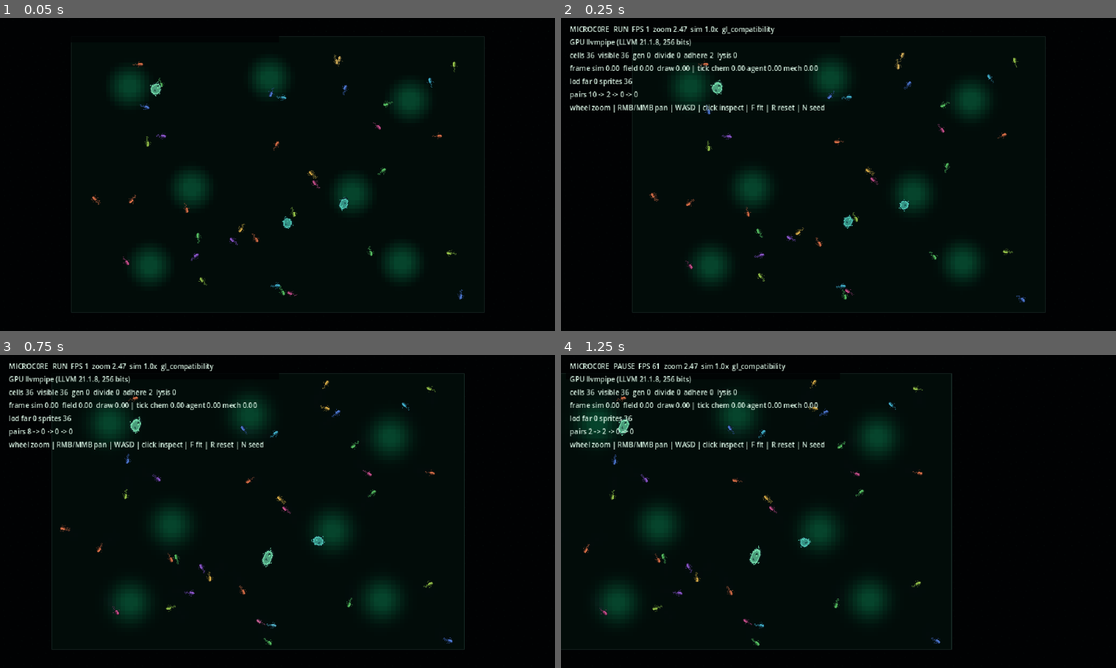
Above: before the commit, frames 1-4 (two rows, left to right).
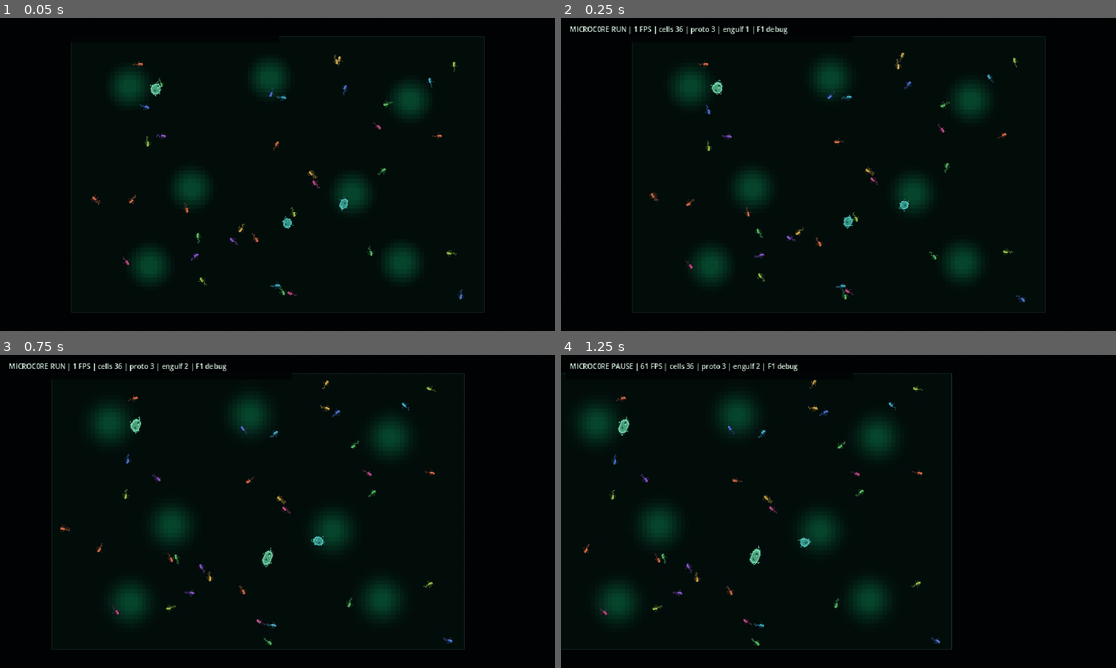
Above: after the commit, the same moments.

Repository: Rzbck/MicroC0re
Game: Godot game, scene res://src/app/main.tscn
Same seed, same stepped clock (60 frames per second), same inputs: the game is played once before the commit and once after it.
Inputs (mouse positions are in pixels of both pictures, inside the frame that each line leads up to):
- Up to frame 1 (0.05 s): no input
- Up to frame 2 (0.25 s): no input
- Up to frame 3 (0.75 s): tap Enter at 0.5 s; move the mouse to (399, 495) at 0.52 s; hold D from 0.53 s (still down); tap F at 0.6 s; click (399, 495) at 0.67 s
- Up to frame 4 (1.25 s): keep holding D; tap Space at 0.77 s

Frame 1 is identical in both runs. In frame 2, 2.3% of the frame differs, in the area x 1-48%, y 2-31%; in frame 3, 2.3%; in frame 4, 2.3%.

Commit message:
ui: collapse diagnostics to a compact F1-toggle HUD

Diff:
--- a/src/app/pixel_microscope.gd
+++ b/src/app/pixel_microscope.gd
@@ -453,8 +453,26 @@
 		return
 
 	var state_text: String = "PAUSE" if paused else "RUN"
+
+	if not hud_debug_expanded:
+		hud_panel.size = Vector2(330.0, 22.0)
+		hud_label.size = Vector2(320.0, 18.0)
+		hud_label.text = (
+			"MICROC0RE %s | %d FPS | cells %d | proto %d | engulf %d | F1 debug"
+			% [
+				state_text,
+				Engine.get_frames_per_second(),
+				sim.bacteria.size(),
+				sim.protozoa.size(),
+				int(sim.count_engulfing()),
+			]
+		)
+		return
+
+	hud_panel.size = Vector2(500.0, 154.0)
+	hud_label.size = Vector2(490.0, 148.0)
 	hud_label.text = (
-		"MICROC0RE  %s  FPS %d  zoom %.2f  sim %.1fx  %s"
+		"MICROC0RE %s | FPS %d | zoom %.2f | sim %.1fx | %s"
 		% [
 			state_text,
 			Engine.get_frames_per_second(),
@@ -465,10 +483,12 @@
 	)
 	hud_label.text += "\nGPU " + gpu_name
 	hud_label.text += (
-		"\ncells %d  visible %d  gen %d  divide %d  adhere %d  lysis %d"
+		"\ncells %d visible %d | proto %d engulf %d | gen %d divide %d adhere %d lysis %d"
 		% [
 			sim.bacteria.size(),
 			visible_cells,
+			sim.protozoa.size(),
+			int(sim.count_engulfing()),
 			int(sim.max_generation()),
 			int(sim.count_dividing()),
 			int(sim.count_adhering()),
@@ -476,7 +496,7 @@
 		]
 	)
 	hud_label.text += (
-		"\nframe sim %.2f  field %.2f  draw %.2f | tick chem %.2f agent %.2f mech %.2f"
+		"\nframe sim %.2f field %.2f draw %.2f | tick chem %.2f agent %.2f mech %.2f"
 		% [
 			sim_ms,
 			field_ms,
@@ -487,12 +507,10 @@
 		]
 	)
 	hud_label.text += (
-		"\nlod far %d sprites %d"
-		% [far_cells, sprite_cells]
-	)
-	hud_label.text += (
-		"\npairs %d -> %d -> %d -> %d"
+		"\nlod far %d sprites %d | pairs %d -> %d -> %d -> %d"
 		% [
+			far_cells,
+			sprite_cells,
 			int(sim.pair_candidates_last),
 			int(sim.pair_narrow_checks_last),
 			int(sim.pair_interactions_last),
@@ -500,7 +518,7 @@
 		]
 	)
 	hud_label.text += (
-		"\nwheel zoom | RMB/MMB pan | WASD | click inspect | F fit | R reset | N seed"
+		"\nF1 debug | wheel zoom | RMB/MMB pan | WASD | click inspect | F fit | R reset | N seed"
 	)
 
 	if selected_id >= 0:
@@ -509,7 +527,7 @@
 			selected_id = -1
 		else:
 			hud_label.text += (
-				"\n#%d g%d E%.2f speed%.2f chemo%.2f uptake%.2f adh%.2f"
+				"\n#%d g%d E%.2f speed%.2f chemo%.2f uptake%.2f adh%.2f engulf %.2f"
 				% [
 					int(selected.id),
 					int(selected.generation),
@@ -518,6 +536,7 @@
 					float(selected.gene_chemotaxis),
 					float(selected.gene_uptake),
 					float(selected.gene_adhesion),
+					float(selected.engulf_progress),
 				]
 			)
 
@@ -561,6 +580,8 @@
 			return
 
 		match key_event.keycode:
+			KEY_F1:
+				hud_debug_expanded = not hud_debug_expanded
 			KEY_SPACE:
 				paused = not paused
 			KEY_F:
